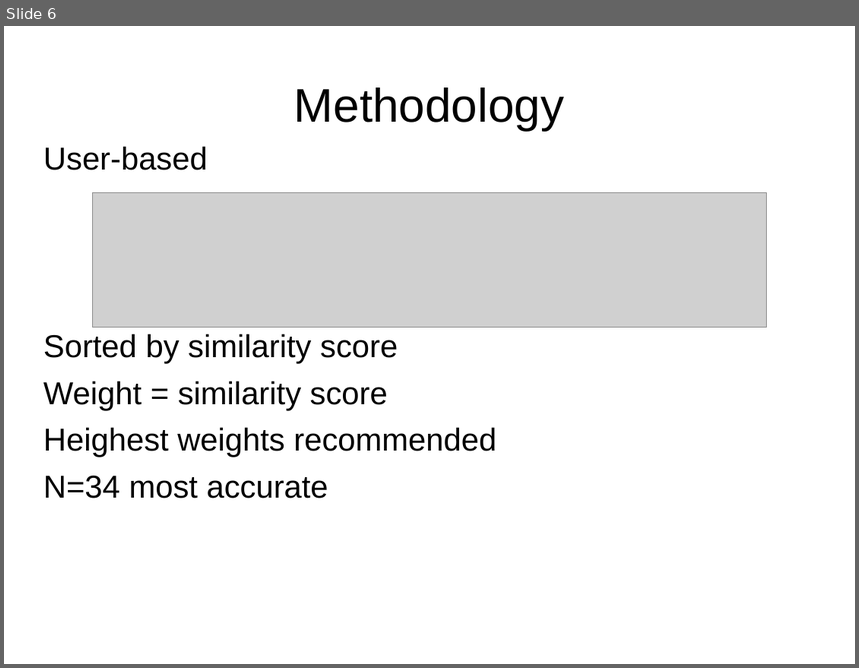
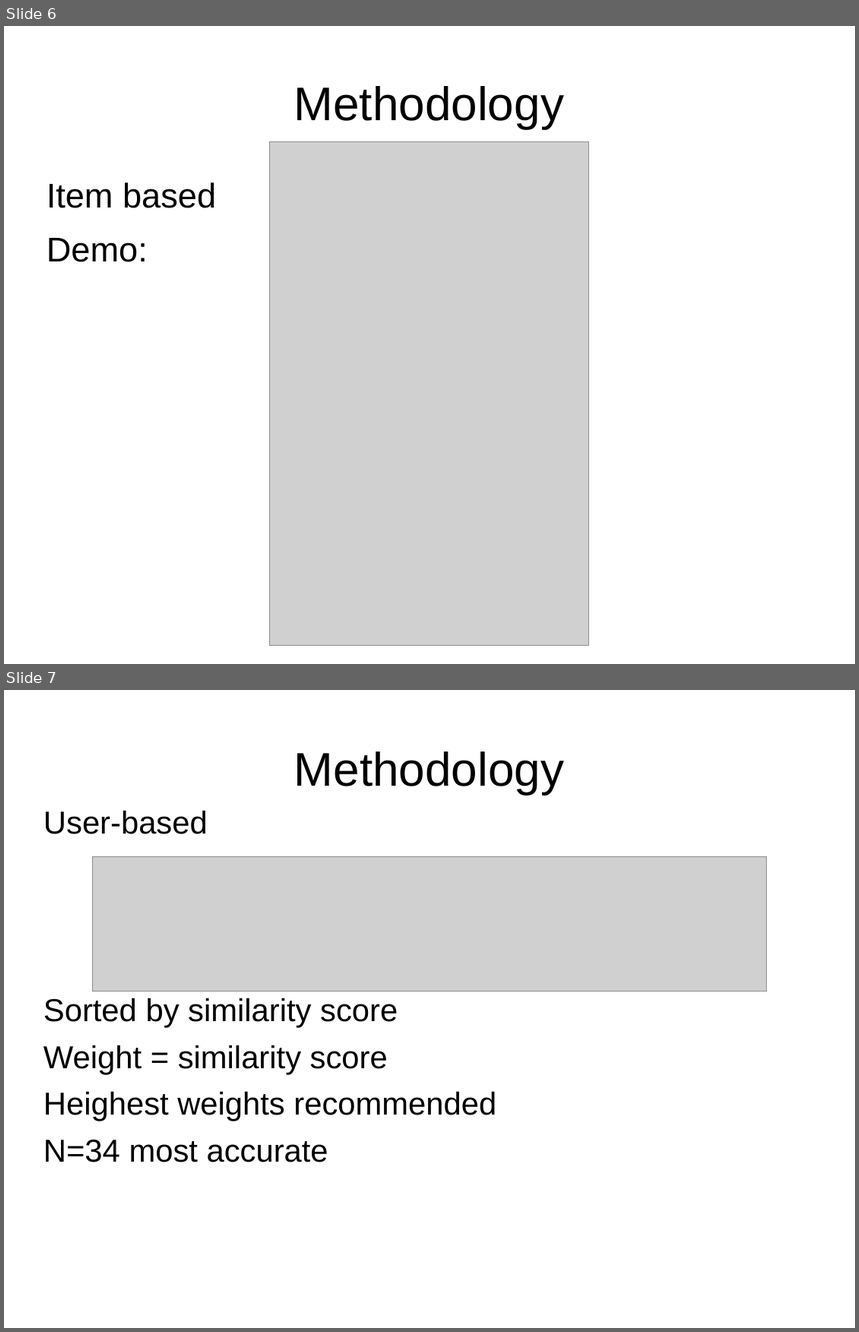
Before and after one commit to nvtslot/IR-recommender-lastfm, a slide deck: presentation.ppt. Shown one above the other, each under a label of ours: slide 6 before the commit, slides 6 and 7 after it. The pictures are 859x668 and 859x1332 pixels, drawn with LibreOffice and Linux fonts; fonts in the diff are those of the drawing; grey boxes stand for pictures. Boxes give left, top, right and bottom in pixels: in the first picture for what was removed or moved away, otherwise in the second. Text is boxed around its words. In the diff, an @@ line names an element or a change of style, - is before the commit and + after.

```diff
--- a/presentation.ppt
+++ b/presentation.ppt
@@ slide 6 added at [4,26,855,664], background #FFFFFF @@
@@ title added at [294,86,564,129], 44 pt, text #000000 @@
+Methodology
@@ picture added at [270,142,589,646] @@
@@ text added at [47,183,216,262], 32 pt, text #000000 @@
+Item based
+Demo:
@@ what was slide 6 is now slide 7 @@
```
Also in this commit, not shown: 1 other file.
